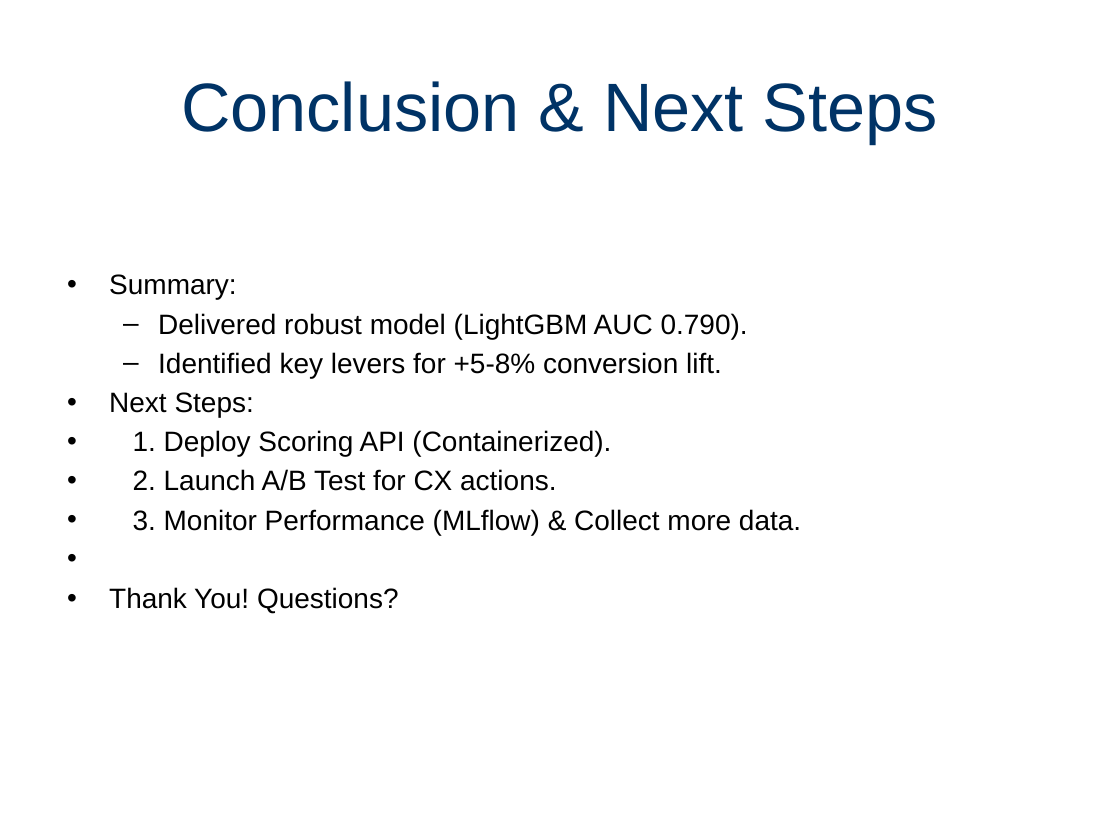
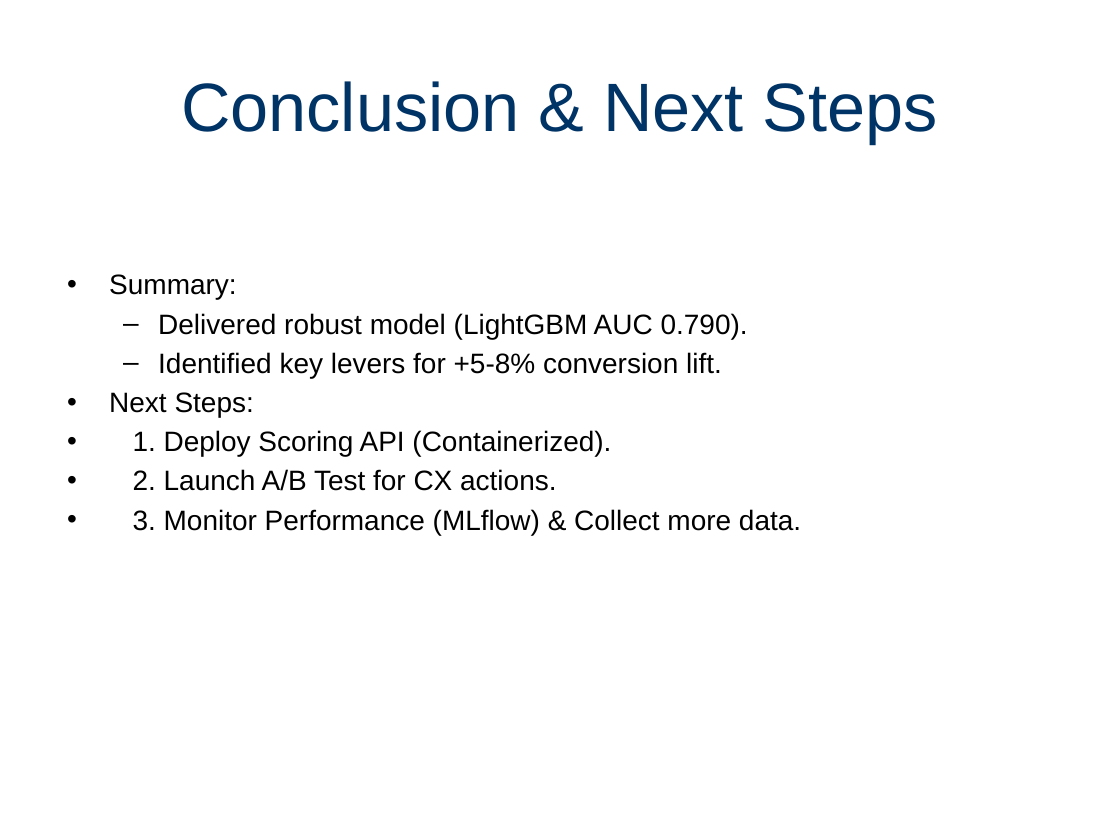
Before and after one commit to Paulino-Cristovao/churn_predictions, a slide deck: slide 10 of Presentations_Resultats_Projet.pptx. Drawn at 1120x840 pixels with LibreOffice and Linux fonts; fonts in the diff are those of the drawing. Boxes give left, top, right and bottom in pixels: in the first picture for what was removed or moved away, otherwise in the second. Text is boxed around its words. In the diff, an @@ line names an element or a change of style, - is before the commit and + after.

```diff
--- a/Presentations_Resultats_Projet.pptx
+++ b/Presentations_Resultats_Projet.pptx
@@ text at bbox=[109, 587, 399, 613]: paragraph removed @@
-• Thank You! Questions?
```
Also in this commit, not shown: 5 other slides changed, 1 slide added, 1 slide removed, 1 other file.
